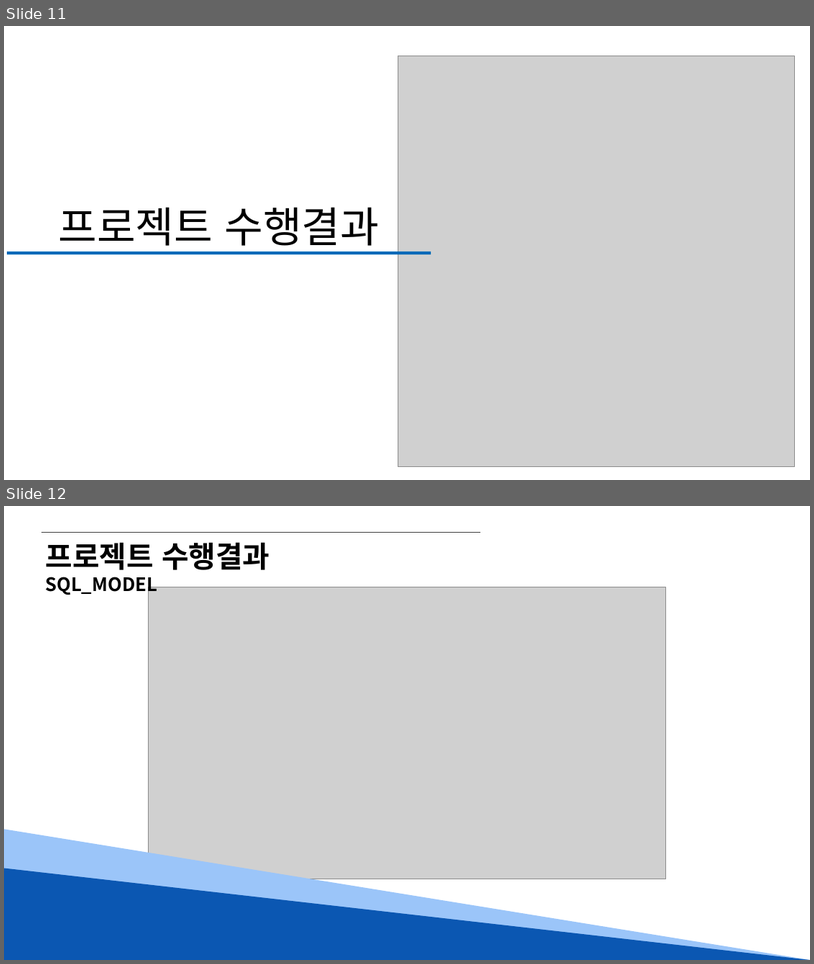
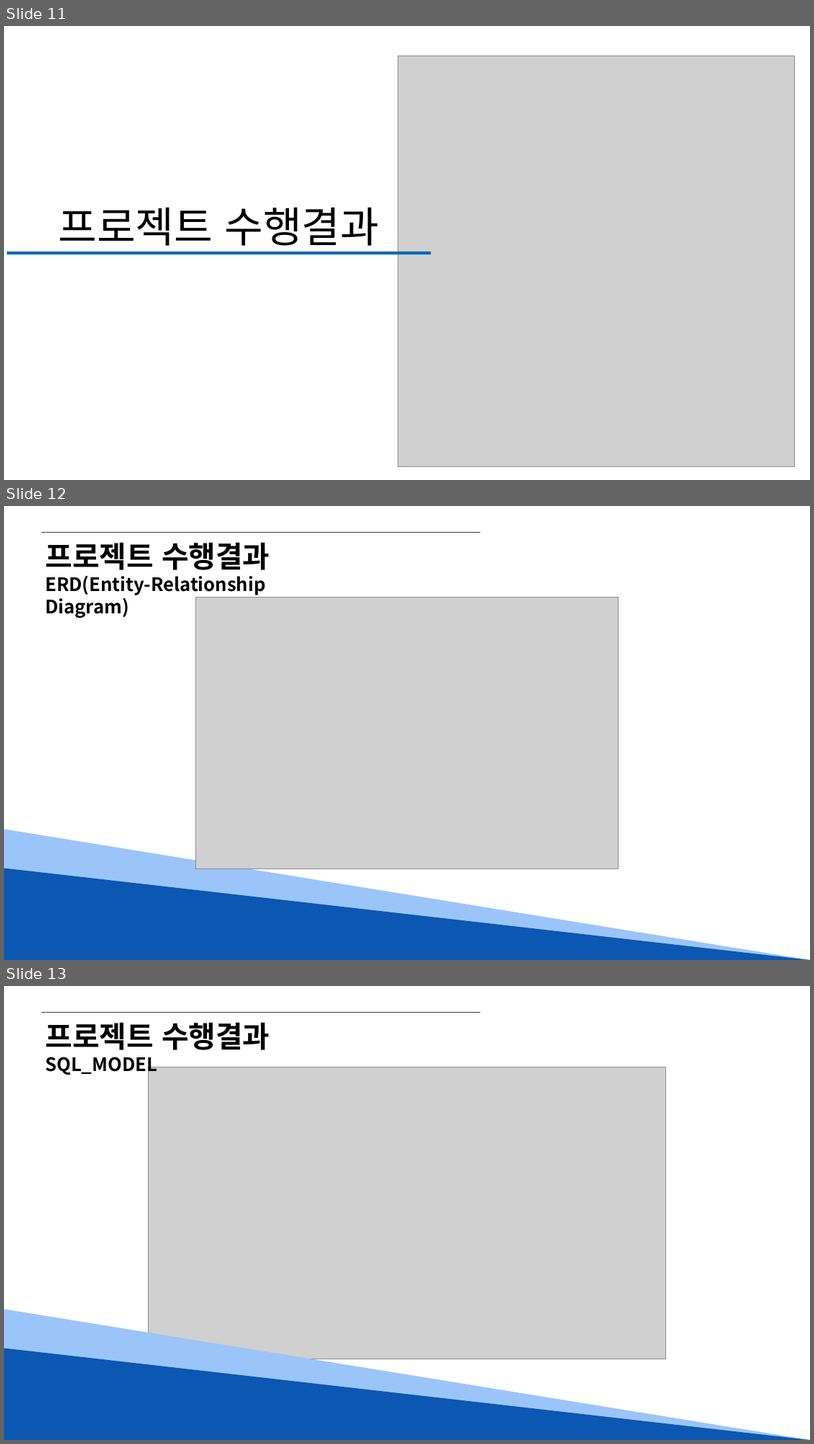
Before and after one commit to Hyno2/SQL-Project, a slide deck: PPT템플릿/오라클(편의점).pptx. Shown one above the other, each under a label of ours: slides 11 and 12 before the commit, slides 11, 12 and 13 after it. The pictures are 814x964 and 814x1444 pixels, drawn with LibreOffice and Linux fonts; fonts in the diff are those of the drawing; grey boxes stand for pictures. Boxes give left, top, right and bottom in pixels: in the first picture for what was removed or moved away, otherwise in the second. Text is boxed around its words. In the diff, an @@ line names an element or a change of style, - is before the commit and + after.

```diff
--- a/PPT템플릿/오라클(편의점).pptx
+++ b/PPT템플릿/오라클(편의점).pptx
@@ slide 12 added at <box>4,506,810,960</box>, background #FFFFFF @@
@@ line added from (41, 532) to (481, 532), #404040 0.5 pt @@
@@ text added at <box>46,542,270,570</box>, 35 pt, text #000000, bold @@
+프로젝트 수행결과
@@ text added at <box>46,575,266,618</box>, 22 pt, text #000000, bold @@
+ERD(Entity-Relationship Diagram)
@@ picture added at <box>196,597,619,868</box> @@
@@ right triangle added at <box>4,829,810,960</box>, fill #9BC5F9 @@
@@ right triangle added at <box>4,867,810,960</box>, fill #0B57B2 @@
@@ what was slide 12 is now slide 13 @@
```
